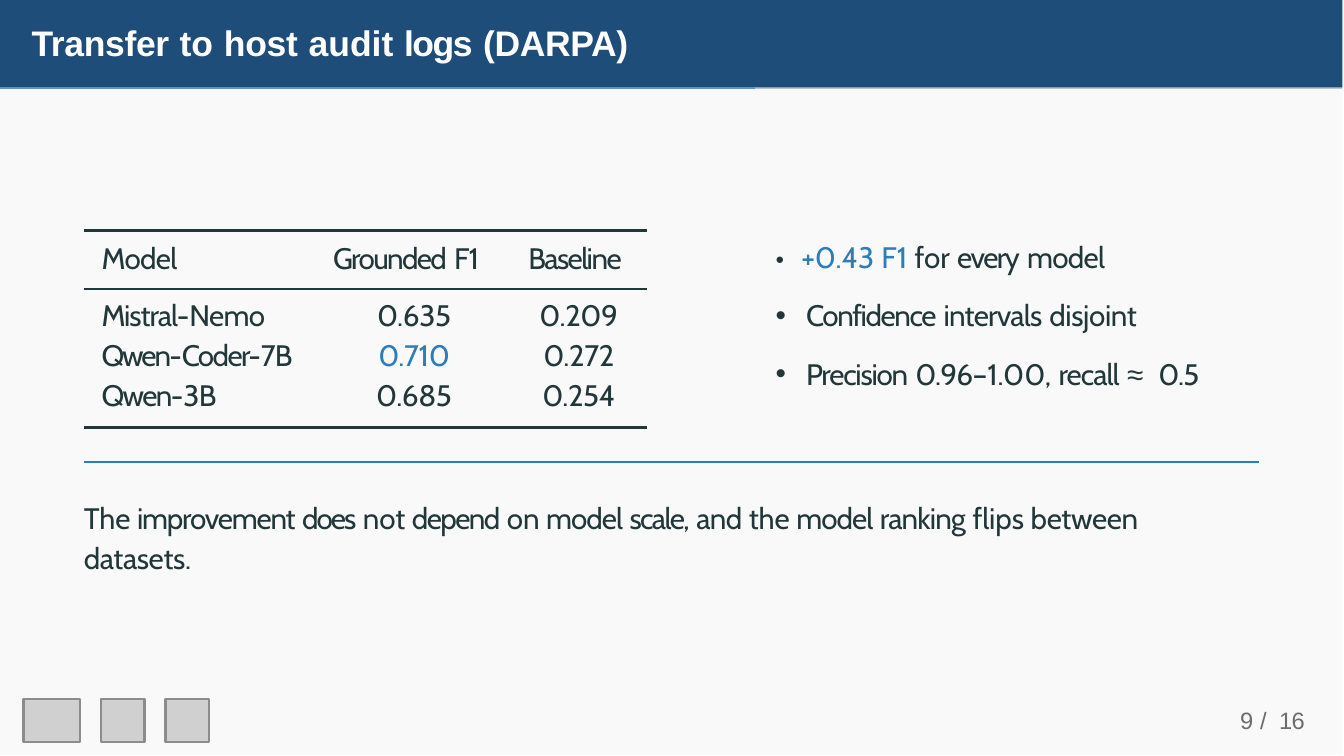
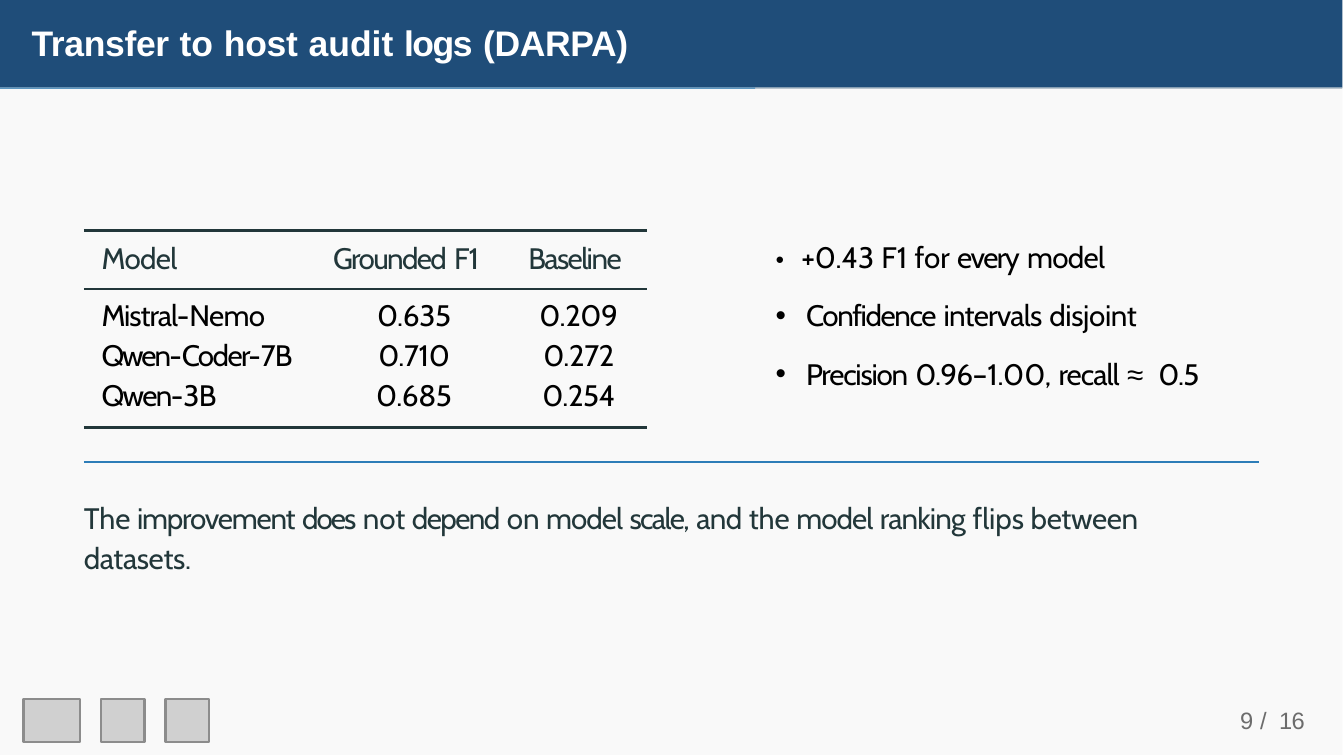
Before and after one commit to Joel89899/RAG-Based-Incident-Reporting-on-SIEM-Log-Streams, a slide deck: slide 10 of IACyC_2026_Joel_Mwende_ppt.pptx. Drawn at 1344x756 pixels with LibreOffice and Linux fonts; fonts in the diff are those of the drawing; grey boxes stand for pictures. Boxes give left, top, right and bottom in pixels: in the first picture for what was removed or moved away, otherwise in the second. Text is boxed around its words. In the diff, an @@ line names an element or a change of style, - is before the commit and + after.

```diff
--- a/IACyC_2026_Joel_Mwende_ppt.pptx
+++ b/IACyC_2026_Joel_Mwende_ppt.pptx
@@ text "• +0.43 F1 for every ..." at [801, 245, 1199, 388]: text colour #22373A to #000000; text colour #2D7DB8 to #000000 in "+0.43 F1" @@
@@ table at [83, 288, 648, 426] @@
@@ text colour #22373A to #000000 @@
@@ text colour #2D7DB8 to #000000 in "0.710" @@
```
Also in this commit, not shown: 7 other slides changed.
